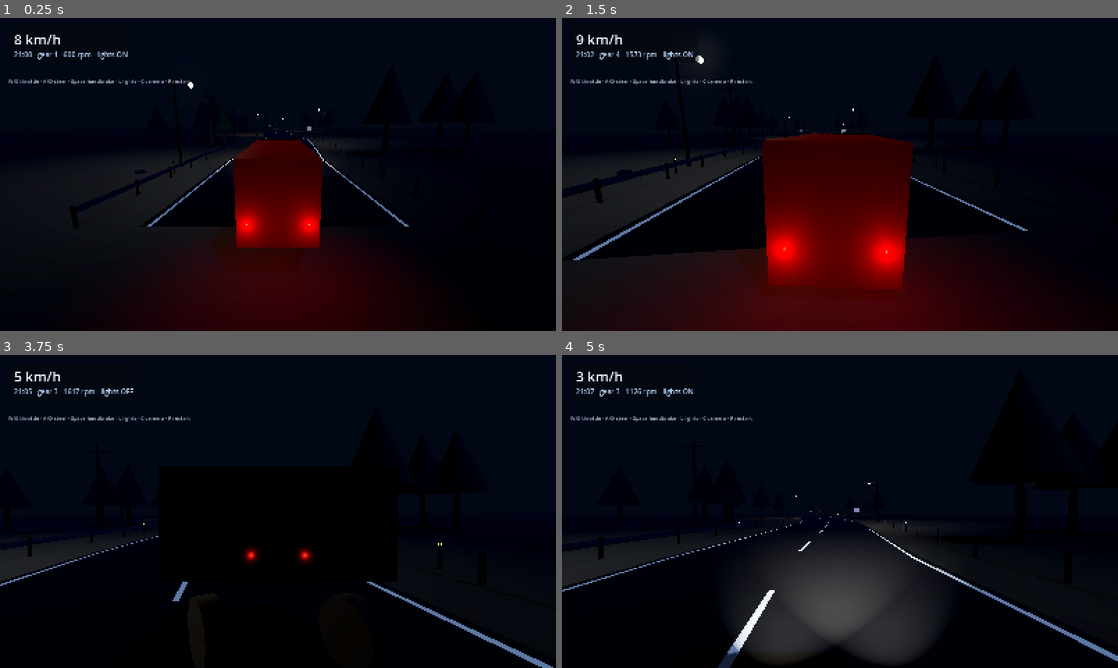
Above: before the commit, frames 1-4 (two rows, left to right).
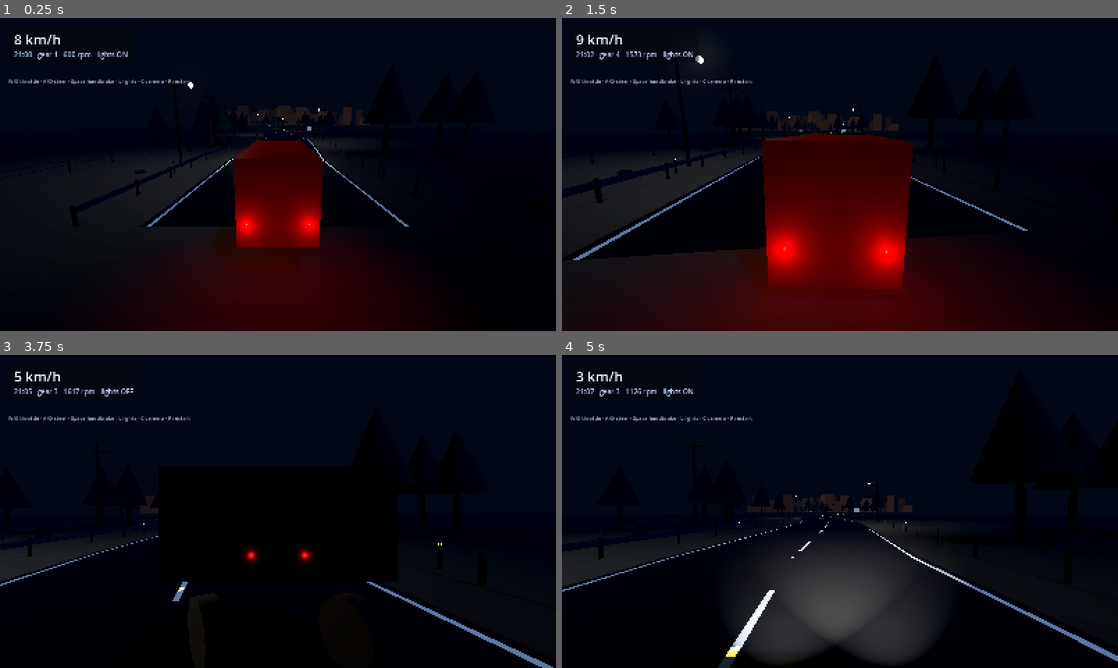
Above: after the commit, the same moments.

Repository: abbasTtBoy1235/Roadverse-Godot
Game: Godot game, scene res://scenes/main.tscn
Same seed, same stepped clock (60 frames per second), same inputs: the game is played once before the commit and once after it.
Inputs:
- Up to frame 1 (0.25 s): no input
- Up to frame 2 (1.5 s): tap Enter at 0.5 s; hold D (rv_steer_right) 0.53-1.28 s; hold W (rv_throttle) 0.53-1.28 s; hold S (rv_brake) from 1.28 s (still down); tap C (rv_toggle_camera) at 1.35 s
- Up to frame 3 (3.75 s): release S (rv_brake) at 2.03 s; hold D (rv_steer_right) 2.03-2.78 s; tap L (rv_toggle_headlights) at 2.1 s; hold E (rv_shift_up) 2.78-3.53 s; tap W (rv_throttle) at 2.85 s; hold A (rv_steer_left) from 3.53 s (still down); hold C (rv_toggle_camera) from 3.53 s (still down)
- Up to frame 4 (5 s): keep holding A (rv_steer_left); release C (rv_toggle_camera) at 4.28 s; tap L (rv_toggle_headlights) at 4.35 s

The runs differ from the first frame. In frame 1, 0.4% of the frame differs, in the area x 12-67%, y 28-50%; in frame 2, 0.5%; in frame 3, less than 0.1%; in frame 4, 0.6%, in the area x 29-63%, y 44-97%.

Commit message:
feat(world): more roadside detail
- cat's eye road studs along the centre line
- catenary power wires with sag between the crossbars
- post-and-rail fence on the far side
- reflective kilometre markers every 100 m
- scattered shrubs between road and treeline
- concrete overpass with parapets and pillars at 55% of the route
- emissive city skyline past the end of the road, picked up by the glow pass

~900 multimesh instances, 30 ms to build.

Diff:
--- a/scripts/world/road_builder.gd
+++ b/scripts/world/road_builder.gd
@@ -29,6 +29,14 @@
 @export var rock_spacing := 24.0
 @export var pole_spacing := 68.0
 @export var sign_count := 7
+
+@export_group("Extra detail")
+@export var stud_spacing := 8.0
+@export var fence_post_spacing := 6.0
+@export var shrub_spacing := 7.0
+@export var km_marker_spacing := 100.0
+@export var wire_sag := 1.1
+@export var overpass_at := 0.55
 
 @export_group("Distant scenery")
 @export var hill_count := 9
@@ -52,6 +60,9 @@
 var _reflector: StandardMaterial3D
 var _sign_face: StandardMaterial3D
 var _hill: StandardMaterial3D
+var _wire_material: StandardMaterial3D
+var _concrete: StandardMaterial3D
+var _city_glow: StandardMaterial3D
 
 
 func _ready() -> void:
@@ -79,8 +90,15 @@
 	_build_trees()
 	_build_rocks()
 	_build_power_poles()
+	_build_power_wires()
 	_build_signs()
+	_build_km_markers()
+	_build_road_studs()
+	_build_fence()
+	_build_shrubs()
+	_build_overpass()
 	_build_distant_hills()
+	_build_city_glow()
 
 
 # ------------------------------------------------------------------ curve ----
@@ -167,6 +185,16 @@
 	_sign_face.emission_energy_multiplier = 0.35
 
 	_hill = _mat(Color(0.035, 0.04, 0.055), 1.0)
+
+	_wire_material = _mat(Color(0.05, 0.05, 0.06), 0.6)
+	_wire_material.cull_mode = BaseMaterial3D.CULL_DISABLED
+
+	_concrete = _mat(Color(0.22, 0.21, 0.2), 0.85)
+
+	_city_glow = _mat(Color(0.9, 0.72, 0.45), 0.5)
+	_city_glow.emission_enabled = true
+	_city_glow.emission = Color(1.0, 0.72, 0.38)
+	_city_glow.emission_energy_multiplier = 1.4
 
 
 func _mat(colour: Color, roughness: float) -> StandardMaterial3D:
@@ -549,6 +577,227 @@
 	_add_multimesh("DistantHills", hill_mesh, _hill, transforms)
 
 
+func _build_power_wires() -> void:
+	# Catenary wires between consecutive crossbars. Flat ribbons with culling
+	# disabled, so they read from below as well.
+	var lateral := -(road_width * 0.5 + shoulder_width + 5.0)
+	var spacing := pole_spacing
+	var sag := wire_sag
+
+	var pole_positions: Array[Vector3] = []
+	var offset := spacing * 0.5
+	while offset < _baked_length:
+		pole_positions.append(_place(offset, lateral, 9.6))
+		offset += spacing
+
+	if pole_positions.size() < 2:
+		return
+
+	var st := SurfaceTool.new()
+	st.begin(Mesh.PRIMITIVE_TRIANGLES)
+
+	for i in pole_positions.size() - 1:
+		var from := pole_positions[i]
+		var to := pole_positions[i + 1]
+
+		for wire_side: float in [-1.15, 1.15]:
+			var a := from + _right(0.0) * wire_side
+			var b := to + _right(0.0) * wire_side
+			var previous := a
+
+			var segments := 10
+			for step in range(1, segments + 1):
+				var t := float(step) / float(segments)
+				var point := a.lerp(b, t) - Vector3.UP * (sin(t * PI) * sag)
+				_add_wire_quad(st, previous, point)
+				previous = point
+
+	_commit(st, "PowerWires", _wire_material)
+
+
+func _add_wire_quad(st: SurfaceTool, from: Vector3, to: Vector3) -> void:
+	var half := 0.035
+	var across := (to - from).cross(Vector3.UP).normalized() * half
+
+	st.set_normal(Vector3.UP)
+	st.add_vertex(from - across)
+	st.set_normal(Vector3.UP)
+	st.add_vertex(to - across)
+	st.set_normal(Vector3.UP)
+	st.add_vertex(to + across)
+
+	st.set_normal(Vector3.UP)
+	st.add_vertex(from - across)
+	st.set_normal(Vector3.UP)
+	st.add_vertex(to + across)
+	st.set_normal(Vector3.UP)
+	st.add_vertex(from + across)
+
+
+func _build_road_studs() -> void:
+	# Cat's eyes along the centre line, like a real highway at night.
+	var mesh := BoxMesh.new()
+	mesh.size = Vector3(0.14, 0.05, 0.22)
+
+	var transforms: Array[Transform3D] = []
+	var offset := stud_spacing * 0.5
+
+	while offset < _baked_length:
+		transforms.append(Transform3D(_basis(offset), _place(offset, 0.0, 0.02)))
+		offset += stud_spacing
+
+	_add_multimesh("RoadStuds", mesh, _reflector, transforms)
+
+
+func _build_km_markers() -> void:
+	var post_mesh := CylinderMesh.new()
+	post_mesh.top_radius = 0.05
+	post_mesh.bottom_radius = 0.06
+	post_mesh.height = 1.1
+	post_mesh.radial_segments = 5
+
+	var plate_mesh := BoxMesh.new()
+	plate_mesh.size = Vector3(0.34, 0.46, 0.05)
+
+	var lateral := road_width * 0.5 + shoulder_width + 1.1
+	var post_transforms: Array[Transform3D] = []
+	var plate_transforms: Array[Transform3D] = []
+
+	var offset := km_marker_spacing
+	while offset < _baked_length:
+		var basis := _basis(offset)
+		post_transforms.append(Transform3D(basis, _place(offset, lateral, 0.55)))
+		plate_transforms.append(Transform3D(basis, _place(offset, lateral, 1.15)))
+		offset += km_marker_spacing
+
+	_add_multimesh("KmMarkerPosts", post_mesh, _metal, post_transforms)
+	_add_multimesh("KmMarkerPlates", plate_mesh, _sign_face, plate_transforms)
+
+
+func _build_fence() -> void:
+	# Simple post-and-rail fence on the far side, behind the trees.
+	var lateral := -(road_width * 0.5 + shoulder_width + 11.0)
+
+	var post_mesh := CylinderMesh.new()
+	post_mesh.top_radius = 0.07
+	post_mesh.bottom_radius = 0.09
+	post_mesh.height = 1.35
+	post_mesh.radial_segments = 5
+
+	var post_transforms: Array[Transform3D] = []
+	var offset := 0.0
+	while offset < _baked_length:
+		post_transforms.append(Transform3D(_basis(offset), _place(offset, lateral, 0.67)))
+		offset += fence_post_spacing
+
+	_add_multimesh("FencePosts", post_mesh, _bark, post_transforms)
+
+	var st := SurfaceTool.new()
+	st.begin(Mesh.PRIMITIVE_TRIANGLES)
+
+	for height: float in [0.85, 1.25]:
+		var distance := 0.0
+		while distance < _baked_length:
+			var next := minf(distance + mesh_step, _baked_length)
+			_add_wall_quad(st, distance, next, lateral, height - 0.04, height + 0.04)
+			distance = next
+
+	_commit(st, "FenceRails", _bark)
+
+
+func _build_shrubs() -> void:
+	var mesh := CylinderMesh.new()
+	mesh.top_radius = 0.0
+	mesh.bottom_radius = 0.75
+	mesh.height = 1.15
+	mesh.radial_segments = 5
+
+	var transforms: Array[Transform3D] = []
+	var offset := 2.0
+
+	while offset < _baked_length:
+		if _rng.randf() < 0.55:
+			var side := -1.0 if _rng.randf() < 0.5 else 1.0
+			var lateral := side * _rng.randf_range(road_width * 0.5 + 4.2, road_width * 0.5 + 13.0)
+			var scale := _rng.randf_range(0.5, 1.3)
+			var basis := Basis(Vector3.UP, _rng.randf_range(0.0, TAU)).scaled(Vector3(scale, scale, scale))
+			transforms.append(Transform3D(basis, _place(offset, lateral, 0.5 * scale)))
+		offset += shrub_spacing
+
+	_add_multimesh("Shrubs", mesh, _leaves, transforms)
+
+
+func _build_overpass() -> void:
+	var distance := _baked_length * overpass_at
+	var basis := _basis(distance)
+	var centre := _place(distance, 0.0, 0.0)
+
+	var span := road_width + 2.0 * (shoulder_width + 2.5)
+	var deck_height := 6.2
+
+	var root := Node3D.new()
+	root.name = "Overpass"
+	root.transform = Transform3D(basis, centre)
+	add_child(root)
+
+	var deck_mesh := BoxMesh.new()
+	deck_mesh.size = Vector3(span, 0.85, 7.5)
+	var deck := MeshInstance3D.new()
+	deck.name = "Deck"
+	deck.mesh = deck_mesh
+	deck.material_override = _concrete
+	deck.position = Vector3(0.0, deck_height, 0.0)
+	root.add_child(deck)
+
+	for side: float in [-1.0, 1.0]:
+		var parapet_mesh := BoxMesh.new()
+		parapet_mesh.size = Vector3(span, 0.9, 0.35)
+
+		var parapet := MeshInstance3D.new()
+		parapet.mesh = parapet_mesh
+		parapet.material_override = _concrete
+		parapet.position = Vector3(0.0, deck_height + 0.85, side * 3.5)
+		root.add_child(parapet)
+
+		var pillar_mesh := BoxMesh.new()
+		pillar_mesh.size = Vector3(1.5, deck_height, 1.5)
+
+		var pillar := MeshInstance3D.new()
+		pillar.mesh = pillar_mesh
+		pillar.material_override = _concrete
+		pillar.position = Vector3(side * (span * 0.5 - 1.6), deck_height * 0.5, 0.0)
+		root.add_child(pillar)
+
+
+func _build_city_glow() -> void:
+	# A distant skyline of emissive blocks. WorldEnvironment glow turns these
+	# into a haze on the horizon, which reads as a city at night.
+	var mesh := BoxMesh.new()
+	mesh.size = Vector3(1.0, 1.0, 1.0)
+
+	var transforms: Array[Transform3D] = []
+	var rng := RandomNumberGenerator.new()
+	rng.seed = seed_value + 7
+
+	# Place the skyline past the end of the road, spread across the horizon.
+	var end_point := _point(_baked_length)
+	var end_direction := _tangent(_baked_length)
+	var end_right := _right(_baked_length)
+
+	for i in 70:
+		var lateral := rng.randf_range(-240.0, 240.0)
+		var width := rng.randf_range(8.0, 26.0)
+		var height := rng.randf_range(10.0, 55.0)
+		var depth := rng.randf_range(8.0, 26.0)
+		var ahead := rng.randf_range(-30.0, 160.0)
+
+		var position := end_point + end_direction * ahead + end_right * lateral + Vector3.UP * (height * 0.5)
+		var basis := Basis(Vector3.UP, rng.randf_range(0.0, TAU)).scaled(Vector3(width, height, depth))
+		transforms.append(Transform3D(basis, position))
+
+	_add_multimesh("CityBlocks", mesh, _city_glow, transforms)
+
+
 # ------------------------------------------------------------------ helper ----
 
 func _add_multimesh(node_name: String, mesh: Mesh, material: Material, transforms: Array[Transform3D]) -> MultiMeshInstance3D:
